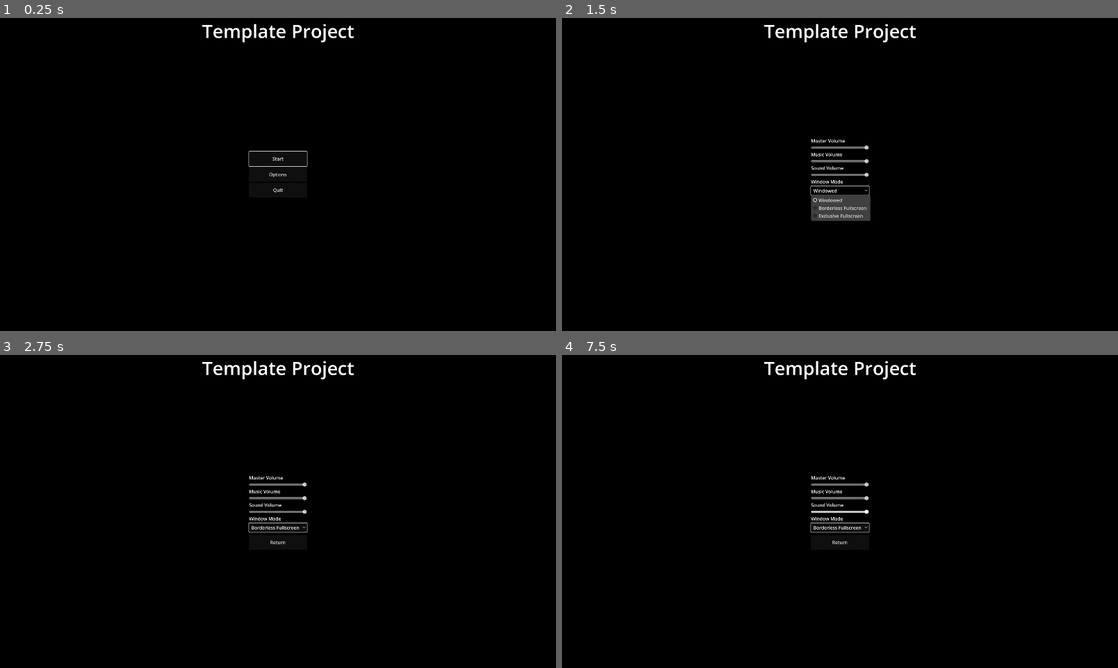
Above: before the commit, frames 1-4 (two rows, left to right).
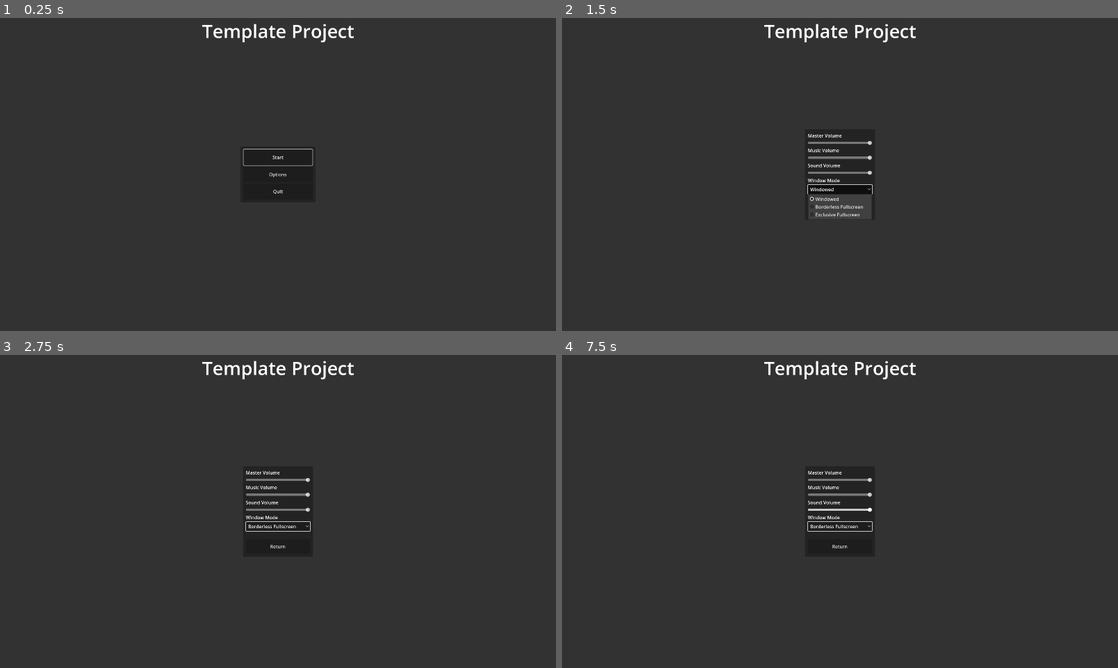
Above: after the commit, the same moments.

Repository: Kidcredible300/template-project
Game: Godot game, scene res://scenes/menu/main_menu.tscn
The game is run twice, just before and just after one commit, with the same random seed, the same clock (stepped at 60 frames per second) and the same inputs.
Inputs (mouse positions are in pixels of both pictures, inside the frame that each line leads up to):
- Up to frame 1 (0.25 s): no input
- Up to frame 2 (1.5 s): click "Options" at 0.5 s; click "Windowed" at 1.25 s
- Up to frame 3 (2.75 s): click "Return" at 2 s
- Up to frame 4 (7.5 s): move the mouse to (962, 495) at 2.77 s; hold D (right) 2.78-3.53 s; hold W (foward) 2.78-3.53 s; move the mouse to (728, 527) at 3.52 s; hold S (backward) 3.53-4.28 s; tap Shift (sprint) at 3.6, 5.1, 6.6 s; move the mouse to (895, 442) at 4.27 s; hold W (foward) 4.28-5.03 s; hold D (right) 4.28-5.78 s; move the mouse to (812, 574) at 5.02 s; move the mouse to (1006, 558) at 5.77 s; hold W (foward) 5.78-6.53 s; hold A (left) 5.78-7.28 s; move the mouse to (673, 464) at 6.52 s; move the mouse to (867, 511) at 7.27 s; hold S (backward) from 7.28 s (still down); hold W (foward) from 7.28 s (still down)

The runs differ from the first frame. In frame 1, 98% of the frame differs, in the area x 0-100%, y 0-100%; in frame 2, 99%; in frame 3, 99%; in frame 4, 99%.

Commit message:
Removed options scene. Used fancy panels for Main Menu UI.

Diff:
--- a/miscellaneous/Theme.tres
+++ b/miscellaneous/Theme.tres
@@ -1,3 +1,7 @@
 [gd_resource type="Theme" format=3 uid="uid://cegyp5c4jrryo"]
 
 [resource]
+MarginContainer/constants/margin_bottom = 10
+MarginContainer/constants/margin_left = 10
+MarginContainer/constants/margin_right = 10
+MarginContainer/constants/margin_top = 10
--- a/scenes/menu/main_menu.tscn
+++ b/scenes/menu/main_menu.tscn
@@ -1,11 +1,12 @@
-[gd_scene load_steps=8 format=3 uid="uid://cruklgu2nc3fd"]
+[gd_scene load_steps=9 format=3 uid="uid://cruklgu2nc3fd"]
 
 [ext_resource type="Script" uid="uid://bqlvpr8anm0cb" path="res://scripts/menu/menu_focus.gd" id="1_hj162"]
 [ext_resource type="Theme" uid="uid://cegyp5c4jrryo" path="res://miscellaneous/Theme.tres" id="1_xn6kt"]
 [ext_resource type="Script" uid="uid://d38tp0fjlsg6n" path="res://scripts/menu/scene_change.gd" id="2_xn6kt"]
 [ext_resource type="Script" uid="uid://crnyi0ppi7qeq" path="res://scripts/menu/change_menu.gd" id="3_isoef"]
 [ext_resource type="Script" uid="uid://ubj8sdpc3djb" path="res://scripts/menu/quit_button.gd" id="4_qgo02"]
-[ext_resource type="PackedScene" uid="uid://cd7sn15ycn4qy" path="res://scenes/menu/options.tscn" id="6_xn6kt"]
+[ext_resource type="Script" uid="uid://jt4vd5nu2fgj" path="res://scripts/menu/volume_bar.gd" id="6_isoef"]
+[ext_resource type="Script" uid="uid://c1da0c2oukwk8" path="res://scripts/menu/fullscreen.gd" id="7_qgo02"]
 
 [sub_resource type="LabelSettings" id="LabelSettings_s51c5"]
 font_size = 64
@@ -26,7 +27,7 @@
 anchor_bottom = 1.0
 grow_horizontal = 2
 grow_vertical = 2
-color = Color(0, 0, 0, 1)
+color = Color(0.195877, 0.195877, 0.195877, 1)
 
 [node name="Title" type="CanvasLayer" parent="."]
 
@@ -45,33 +46,46 @@
 
 [node name="UI" type="CanvasLayer" parent="."]
 
-[node name="Normal Buttons" type="VBoxContainer" parent="UI" node_paths=PackedStringArray("first_element")]
+[node name="Normal" type="Panel" parent="UI"]
 anchors_preset = 8
 anchor_left = 0.5
 anchor_top = 0.5
 anchor_right = 0.5
 anchor_bottom = 0.5
-offset_left = -4.0
-offset_top = -4.0
-offset_right = 4.0
-offset_bottom = 4.0
-grow_horizontal = 2
-grow_vertical = 2
+offset_left = -129.0
+offset_top = -96.0
+offset_right = 129.0
+offset_bottom = 96.0
+grow_horizontal = 2
+grow_vertical = 2
+theme = ExtResource("1_xn6kt")
+
+[node name="MarginContainer" type="MarginContainer" parent="UI/Normal"]
+layout_mode = 1
+anchors_preset = 15
+anchor_right = 1.0
+anchor_bottom = 1.0
+grow_horizontal = 2
+grow_vertical = 2
+theme = ExtResource("1_xn6kt")
+
+[node name="Normal Buttons" type="VBoxContainer" parent="UI/Normal/MarginContainer" node_paths=PackedStringArray("first_element")]
+layout_mode = 2
 script = ExtResource("1_hj162")
 first_element = NodePath("Options Button")
 
-[node name="Start Button" type="Button" parent="UI/Normal Buttons"]
-custom_minimum_size = Vector2(200, 50)
-layout_mode = 2
+[node name="Start Button" type="Button" parent="UI/Normal/MarginContainer/Normal Buttons"]
+layout_mode = 2
+size_flags_vertical = 3
 focus_neighbor_bottom = NodePath("../Options Button")
 focus_next = NodePath("../Options Button")
 theme = ExtResource("1_xn6kt")
 text = "Start"
 script = ExtResource("2_xn6kt")
 
-[node name="Options Button" type="Button" parent="UI/Normal Buttons" node_paths=PackedStringArray("to_hide", "to_show")]
-custom_minimum_size = Vector2(200, 50)
-layout_mode = 2
+[node name="Options Button" type="Button" parent="UI/Normal/MarginContainer/Normal Buttons" node_paths=PackedStringArray("to_hide", "to_show")]
+layout_mode = 2
+size_flags_vertical = 3
 focus_neighbor_top = NodePath("../Start Button")
 focus_neighbor_bottom = NodePath("../Quit Button")
 focus_next = NodePath("../Quit Button")
@@ -79,51 +93,142 @@
 theme = ExtResource("1_xn6kt")
 text = "Options"
 script = ExtResource("3_isoef")
-to_hide = NodePath("..")
-to_show = NodePath("../../Options Buttons")
-
-[node name="Quit Button" type="Button" parent="UI/Normal Buttons"]
-custom_minimum_size = Vector2(200, 50)
-layout_mode = 2
+to_hide = NodePath("../../..")
+to_show = NodePath("../../../../Options")
+
+[node name="Quit Button" type="Button" parent="UI/Normal/MarginContainer/Normal Buttons"]
+layout_mode = 2
+size_flags_vertical = 3
 focus_neighbor_top = NodePath("../Options Button")
 focus_previous = NodePath("../Options Button")
 theme = ExtResource("1_xn6kt")
 text = "Quit"
 script = ExtResource("4_qgo02")
 
-[node name="Options Buttons" type="VBoxContainer" parent="UI" node_paths=PackedStringArray("first_element")]
+[node name="Options" type="Panel" parent="UI"]
 visible = false
 anchors_preset = 8
 anchor_left = 0.5
 anchor_top = 0.5
 anchor_right = 0.5
 anchor_bottom = 0.5
-offset_left = -4.0
-offset_top = -4.0
-offset_right = 4.0
-offset_bottom = 4.0
-grow_horizontal = 2
-grow_vertical = 2
+offset_left = -121.0
+offset_top = -156.0
+offset_right = 121.0
+offset_bottom = 156.0
+grow_horizontal = 2
+grow_vertical = 2
+theme = ExtResource("1_xn6kt")
+
+[node name="MarginContainer" type="MarginContainer" parent="UI/Options"]
+layout_mode = 1
+anchors_preset = 15
+anchor_right = 1.0
+anchor_bottom = 1.0
+grow_horizontal = 2
+grow_vertical = 2
+theme = ExtResource("1_xn6kt")
+
+[node name="Options Buttons" type="VBoxContainer" parent="UI/Options/MarginContainer" node_paths=PackedStringArray("first_element")]
+layout_mode = 2
 script = ExtResource("1_hj162")
 first_element = NodePath("Return Button")
 
-[node name="Options" parent="UI/Options Buttons" instance=ExtResource("6_xn6kt")]
-layout_mode = 2
-
-[node name="Return Button" type="Button" parent="UI/Options Buttons" node_paths=PackedStringArray("to_hide", "to_show")]
+[node name="Master Label" type="Label" parent="UI/Options/MarginContainer/Options Buttons"]
+layout_mode = 2
+size_flags_vertical = 6
+theme = ExtResource("1_xn6kt")
+text = "Master Volume"
+
+[node name="Master Volume" type="HSlider" parent="UI/Options/MarginContainer/Options Buttons"]
+layout_mode = 2
+size_flags_vertical = 6
+focus_neighbor_bottom = NodePath("../Music Volume")
+focus_next = NodePath("../Music Volume")
+theme = ExtResource("1_xn6kt")
+value = 100.0
+script = ExtResource("6_isoef")
+bus_name = "Master"
+
+[node name="Music Label" type="Label" parent="UI/Options/MarginContainer/Options Buttons"]
+layout_mode = 2
+size_flags_vertical = 6
+theme = ExtResource("1_xn6kt")
+text = "Music Volume"
+
+[node name="Music Volume" type="HSlider" parent="UI/Options/MarginContainer/Options Buttons"]
+layout_mode = 2
+size_flags_vertical = 6
+focus_neighbor_top = NodePath("../Master Volume")
+focus_neighbor_bottom = NodePath("../Sound Volume")
+focus_next = NodePath("../Sound Volume")
+focus_previous = NodePath("../Master Volume")
+theme = ExtResource("1_xn6kt")
+value = 100.0
+script = ExtResource("6_isoef")
+bus_name = "Music"
+
+[node name="Sound Label" type="Label" parent="UI/Options/MarginContainer/Options Buttons"]
+layout_mode = 2
+size_flags_vertical = 6
+theme = ExtResource("1_xn6kt")
+text = "Sound Volume"
+
+[node name="Sound Volume" type="HSlider" parent="UI/Options/MarginContainer/Options Buttons"]
+layout_mode = 2
+size_flags_vertical = 6
+focus_neighbor_top = NodePath("../Music Volume")
+focus_neighbor_bottom = NodePath("../Fullscreen")
+focus_next = NodePath("../Fullscreen")
+focus_previous = NodePath("../Music Volume")
+theme = ExtResource("1_xn6kt")
+value = 100.0
+script = ExtResource("6_isoef")
+bus_name = "Sound"
+
+[node name="Fullscreen Label" type="Label" parent="UI/Options/MarginContainer/Options Buttons"]
+layout_mode = 2
+size_flags_vertical = 6
+theme = ExtResource("1_xn6kt")
+text = "Window Mode"
+
+[node name="Fullscreen" type="OptionButton" parent="UI/Options/MarginContainer/Options Buttons"]
+layout_mode = 2
+size_flags_vertical = 6
+focus_neighbor_top = NodePath("../Sound Volume")
+focus_previous = NodePath("../Sound Volume")
+theme = ExtResource("1_xn6kt")
+selected = 0
+item_count = 3
+popup/item_0/text = "Windowed"
+popup/item_0/id = 0
+popup/item_1/text = "Borderless Fullscreen"
+popup/item_1/id = 1
+popup/item_2/text = "Exclusive Fullscreen"
+popup/item_2/id = 2
+script = ExtResource("7_qgo02")
+
+[node name="Spacer" type="Control" parent="UI/Options/MarginContainer/Options Buttons"]
+layout_mode = 2
+size_flags_vertical = 3
+
+[node name="Return Button" type="Button" parent="UI/Options/MarginContainer/Options Buttons" node_paths=PackedStringArray("to_hide", "to_show")]
 custom_minimum_size = Vector2(200, 50)
 layout_mode = 2
-focus_neighbor_top = NodePath("../Options/Fullscreen")
-focus_previous = NodePath("../Options/Fullscreen")
+size_flags_vertical = 6
 theme = ExtResource("1_xn6kt")
 text = "Return"
 script = ExtResource("3_isoef")
-to_hide = NodePath("..")
-to_show = NodePath("../../Normal Buttons")
-
-[connection signal="visibility_changed" from="UI/Normal Buttons" to="UI/Normal Buttons" method="_on_visibility_changed"]
-[connection signal="pressed" from="UI/Normal Buttons/Start Button" to="UI/Normal Buttons/Start Button" method="_on_pressed"]
-[connection signal="pressed" from="UI/Normal Buttons/Options Button" to="UI/Normal Buttons/Options Button" method="_on_pressed"]
-[connection signal="pressed" from="UI/Normal Buttons/Quit Button" to="UI/Normal Buttons/Quit Button" method="_on_pressed"]
-[connection signal="visibility_changed" from="UI/Options Buttons" to="UI/Options Buttons" method="_on_visibility_changed"]
-[connection signal="pressed" from="UI/Options Buttons/Return Button" to="UI/Options Buttons/Return Button" method="_on_pressed"]
+to_hide = NodePath("../../..")
+to_show = NodePath("../../../../Normal")
+
+[connection signal="visibility_changed" from="UI/Normal/MarginContainer/Normal Buttons" to="UI/Normal/MarginContainer/Normal Buttons" method="_on_visibility_changed"]
+[connection signal="pressed" from="UI/Normal/MarginContainer/Normal Buttons/Start Button" to="UI/Normal/MarginContainer/Normal Buttons/Start Button" method="_on_pressed"]
+[connection signal="pressed" from="UI/Normal/MarginContainer/Normal Buttons/Options Button" to="UI/Normal/MarginContainer/Normal Buttons/Options Button" method="_on_pressed"]
+[connection signal="pressed" from="UI/Normal/MarginContainer/Normal Buttons/Quit Button" to="UI/Normal/MarginContainer/Normal Buttons/Quit Button" method="_on_pressed"]
+[connection signal="visibility_changed" from="UI/Options/MarginContainer/Options Buttons" to="UI/Options/MarginContainer/Options Buttons" method="_on_visibility_changed"]
+[connection signal="value_changed" from="UI/Options/MarginContainer/Options Buttons/Master Volume" to="UI/Options/MarginContainer/Options Buttons/Master Volume" method="_on_value_changed"]
+[connection signal="value_changed" from="UI/Options/MarginContainer/Options Buttons/Music Volume" to="UI/Options/MarginContainer/Options Buttons/Music Volume" method="_on_value_changed"]
+[connection signal="value_changed" from="UI/Options/MarginContainer/Options Buttons/Sound Volume" to="UI/Options/MarginContainer/Options Buttons/Sound Volume" method="_on_value_changed"]
+[connection signal="item_selected" from="UI/Options/MarginContainer/Options Buttons/Fullscreen" to="UI/Options/MarginContainer/Options Buttons/Fullscreen" method="_on_item_selected"]
+[connection signal="pressed" from="UI/Options/MarginContainer/Options Buttons/Return Button" to="UI/Options/MarginContainer/Options Buttons/Return Button" method="_on_pressed"]
--- a/scenes/menu/options.tscn
+++ /dev/null
@@ -1,105 +0,0 @@
-[gd_scene load_steps=4 format=3 uid="uid://cd7sn15ycn4qy"]
-
-[ext_resource type="Theme" uid="uid://cegyp5c4jrryo" path="res://miscellaneous/Theme.tres" id="1_ubx11"]
-[ext_resource type="Script" uid="uid://jt4vd5nu2fgj" path="res://scripts/menu/volume_bar.gd" id="2_mhv7b"]
-[ext_resource type="Script" uid="uid://c1da0c2oukwk8" path="res://scripts/menu/fullscreen.gd" id="3_knos3"]
-
-[node name="Options" type="Control"]
-custom_minimum_size = Vector2(0, 210)
-layout_mode = 3
-anchors_preset = 0
-
-[node name="Master Label" type="Label" parent="."]
-layout_mode = 2
-offset_top = 4.0
-offset_right = 200.0
-offset_bottom = 27.0
-theme = ExtResource("1_ubx11")
-text = "Master Volume"
-
-[node name="Master Volume" type="HSlider" parent="."]
-layout_mode = 2
-offset_top = 31.0
-offset_right = 200.0
-offset_bottom = 47.0
-focus_neighbor_bottom = NodePath("../Music Volume")
-focus_next = NodePath("../Music Volume")
-theme = ExtResource("1_ubx11")
-value = 100.0
-script = ExtResource("2_mhv7b")
-bus_name = "Master"
-
-[node name="Music Label" type="Label" parent="."]
-layout_mode = 2
-offset_top = 51.0
-offset_right = 200.0
-offset_bottom = 74.0
-theme = ExtResource("1_ubx11")
-text = "Music Volume"
-
-[node name="Music Volume" type="HSlider" parent="."]
-layout_mode = 2
-offset_top = 78.0
-offset_right = 200.0
-offset_bottom = 94.0
-focus_neighbor_top = NodePath("../Master Volume")
-focus_neighbor_bottom = NodePath("../Sound Volume")
-focus_next = NodePath("../Sound Volume")
-focus_previous = NodePath("../Master Volume")
-theme = ExtResource("1_ubx11")
-value = 100.0
-script = ExtResource("2_mhv7b")
-bus_name = "Music"
-
-[node name="Sound Label" type="Label" parent="."]
-layout_mode = 2
-offset_top = 98.0
-offset_right = 200.0
-offset_bottom = 121.0
-theme = ExtResource("1_ubx11")
-text = "Sound Volume"
-
-[node name="Sound Volume" type="HSlider" parent="."]
-layout_mode = 2
-offset_top = 125.0
-offset_right = 200.0
-offset_bottom = 141.0
-focus_neighbor_top = NodePath("../Music Volume")
-focus_neighbor_bottom = NodePath("../Fullscreen")
-focus_next = NodePath("../Fullscreen")
-focus_previous = NodePath("../Music Volume")
-theme = ExtResource("1_ubx11")
-value = 100.0
-script = ExtResource("2_mhv7b")
-bus_name = "Sound"
-
-[node name="Fullscreen Label" type="Label" parent="."]
-layout_mode = 2
-offset_top = 145.0
-offset_right = 200.0
-offset_bottom = 168.0
-theme = ExtResource("1_ubx11")
-text = "Window Mode"
-
-[node name="Fullscreen" type="OptionButton" parent="."]
-layout_mode = 2
-offset_top = 172.0
-offset_right = 200.0
-offset_bottom = 203.0
-focus_neighbor_top = NodePath("../Sound Volume")
-focus_previous = NodePath("../Sound Volume")
-theme = ExtResource("1_ubx11")
-selected = 0
-item_count = 3
-popup/item_0/text = "Windowed"
-popup/item_0/id = 0
-popup/item_1/text = "Borderless Fullscreen"
-popup/item_1/id = 1
-popup/item_2/text = "Exclusive Fullscreen"
-popup/item_2/id = 2
-script = ExtResource("3_knos3")
-
-[connection signal="value_changed" from="Master Volume" to="Master Volume" method="_on_value_changed"]
-[connection signal="value_changed" from="Music Volume" to="Music Volume" method="_on_value_changed"]
-[connection signal="value_changed" from="Sound Volume" to="Sound Volume" method="_on_value_changed"]
-[connection signal="item_selected" from="Fullscreen" to="Fullscreen" method="_on_item_selected"]
